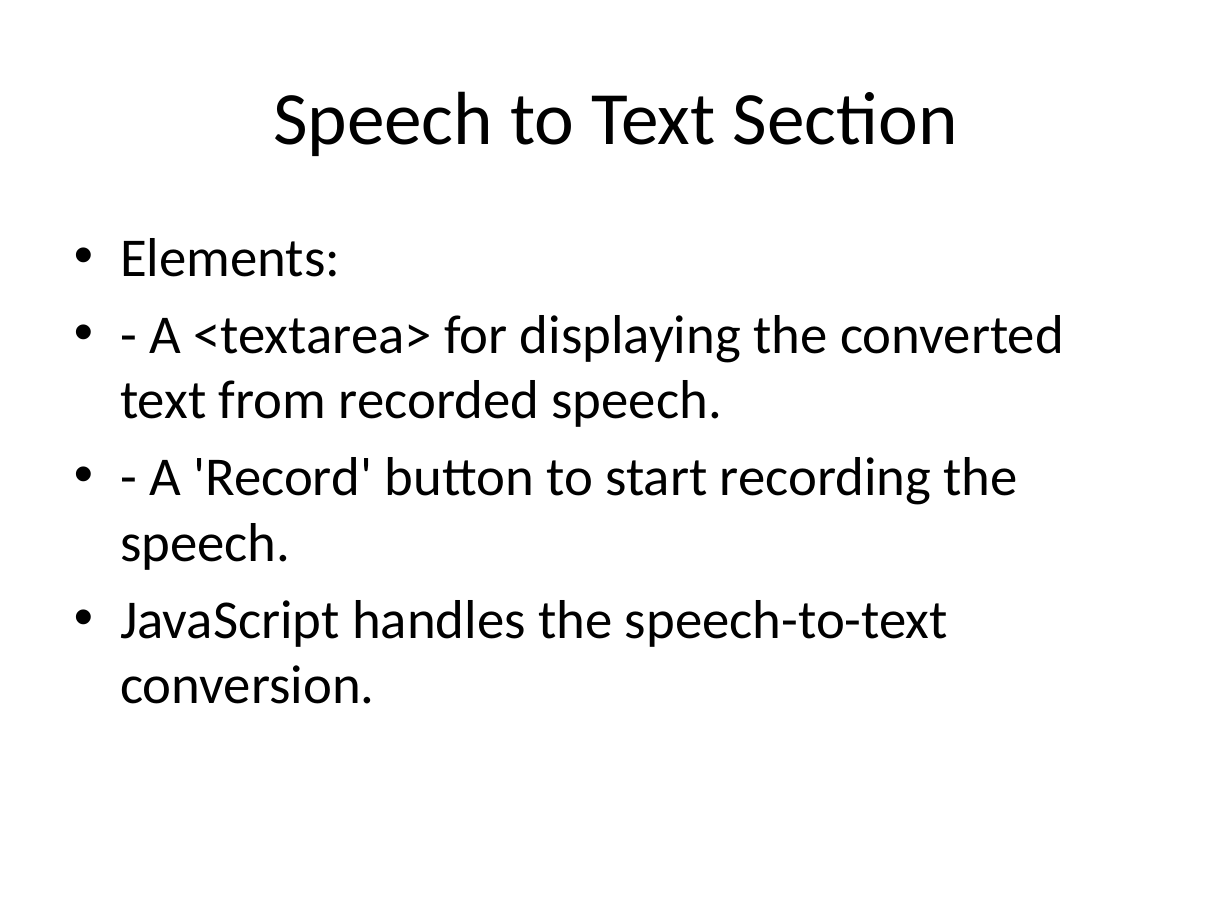
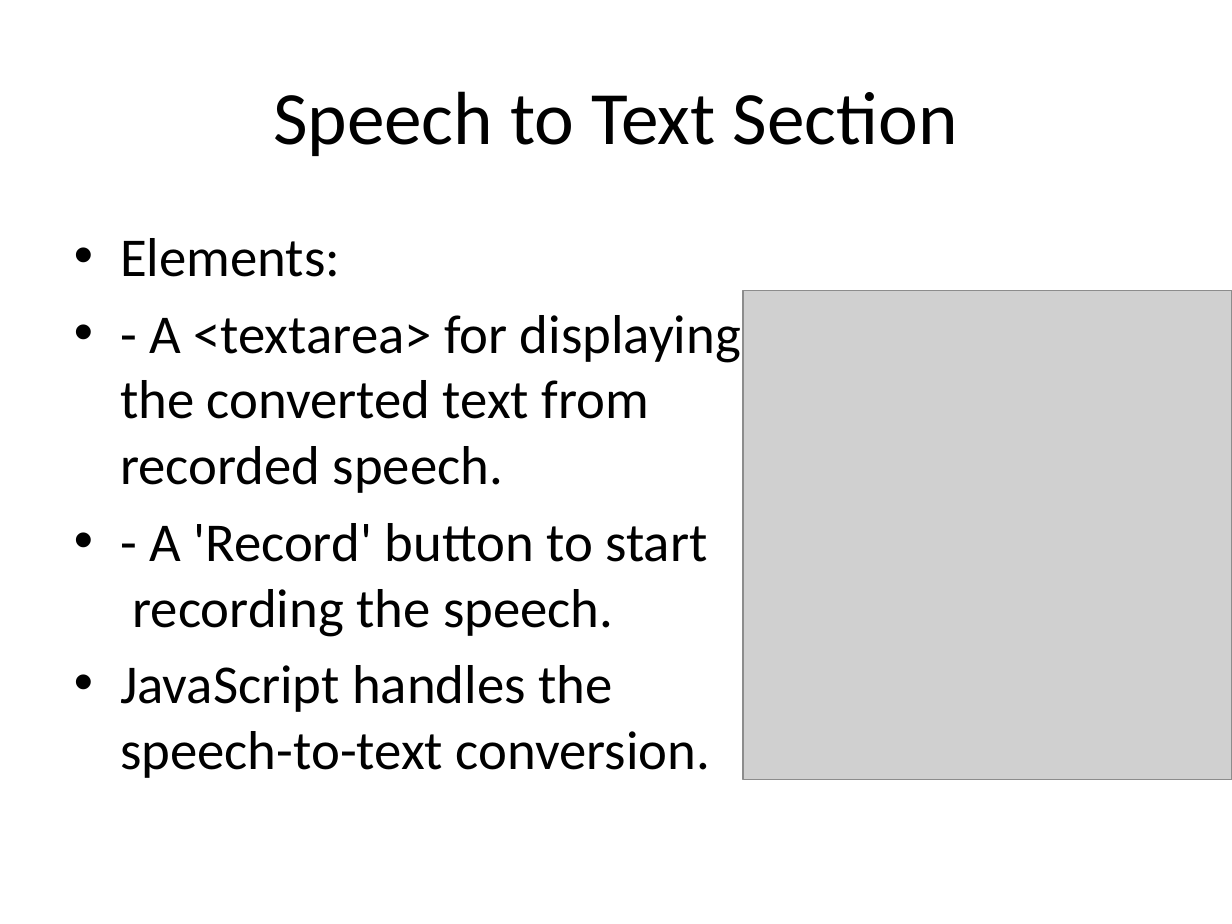
Before and after one commit to HimanshuBisht23L/Speech_TextConverter, a slide deck: slide 6 of PPTs/Text_to_Speech_Converter_Presentation.pptx (slide 5 before the commit). Drawn at 1232x924 pixels with LibreOffice and Linux fonts; fonts in the diff are those of the drawing; grey boxes stand for pictures. Boxes give left, top, right and bottom in pixels: in the first picture for what was removed or moved away, otherwise in the second. Text is boxed around its words. In the diff, an @@ line names an element or a change of style, - is before the commit and + after.

```diff
--- a/PPTs/Text_to_Speech_Converter_Presentation.pptx
+++ b/PPTs/Text_to_Speech_Converter_Presentation.pptx
@@ text "Elements:" rewrapped from (x1=120, y1=238, x2=1064, y2=704) to (x1=120, y1=238, x2=741, y2=778) @@
@@ picture added at (x1=743, y1=291, x2=1232, y2=780) @@
```
Also in this commit, not shown: 3 other slides changed, 1 slide added, 1 other file.
